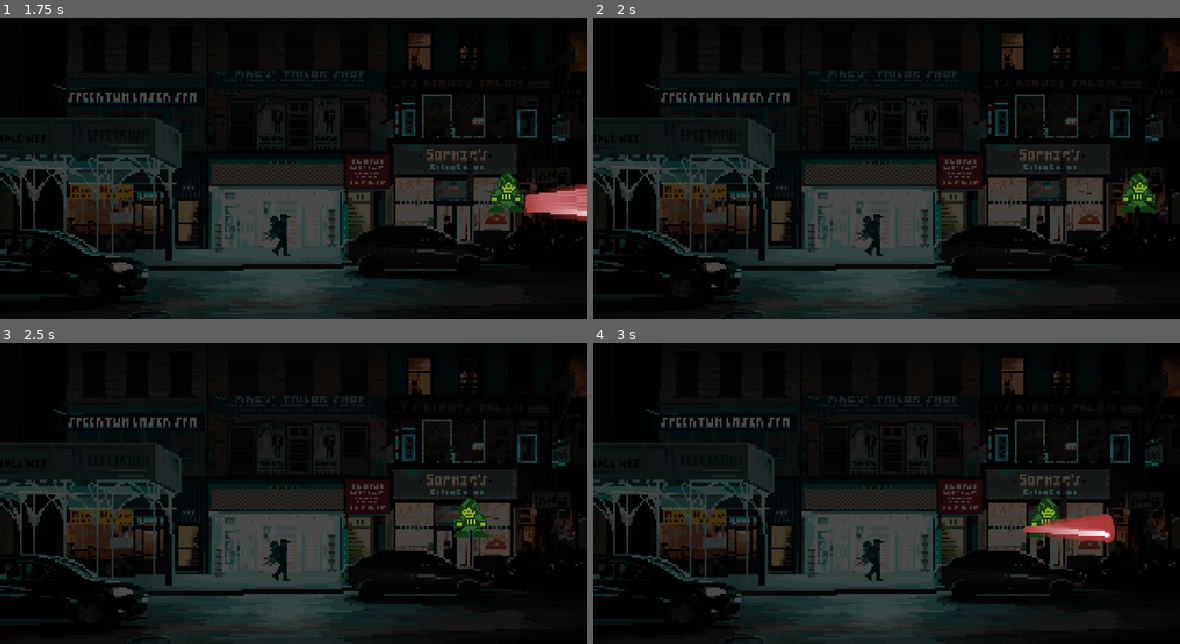
Above: before the commit, frames 1-4 (two rows, left to right).
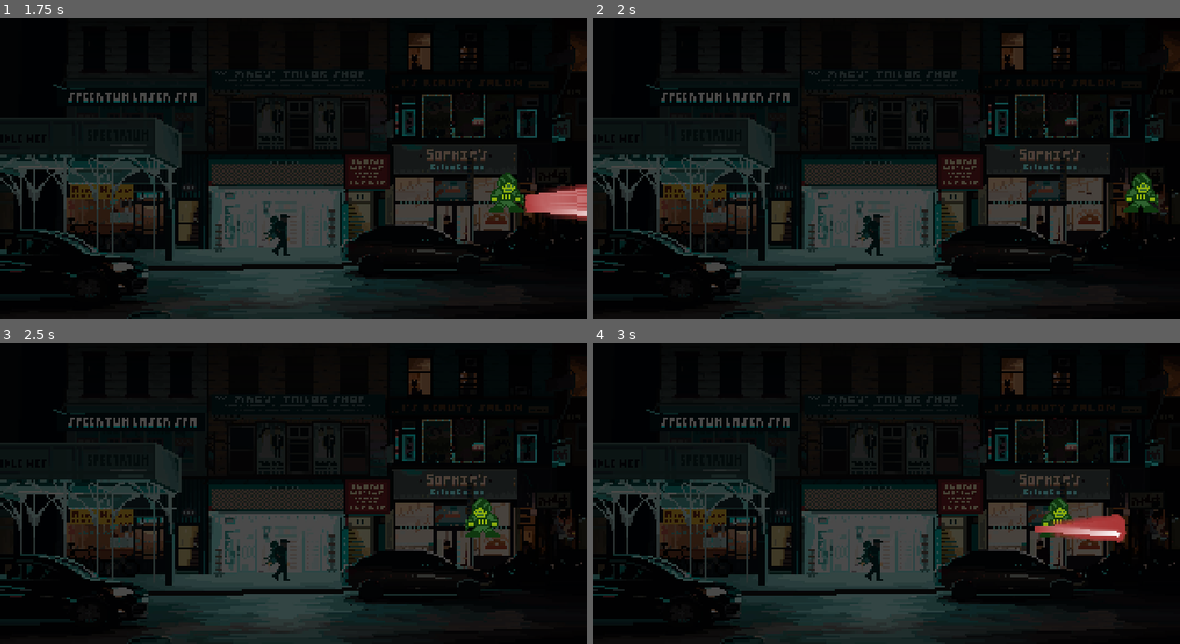
Above: after the commit, the same moments.

Repository: blacksagres/streets-of-evil
Game: Godot game, scene res://world.tscn
Same seed, same stepped clock (60 frames per second), same inputs: the game is played once before the commit and once after it. Sound files missing from this copy of the repository are replaced by a short silence.
Inputs:
- Up to frame 1 (1.75 s): tap Enter (ui_accept) at 0.5, 0.77, 1.52 s; hold Right (move_right) from 0.53 s (still down); tap Space (shoot) at 0.6, 1.35 s
- Up to frame 2 (2 s): keep holding Right (move_right)
- Up to frame 3 (2.5 s): release Right (move_right) at 2.03 s; hold Left (move_left) from 2.03 s (still down); tap Space (shoot) at 2.1 s
- Up to frame 4 (3 s): release Left (move_left) at 2.78 s; hold Right (move_right) from 2.78 s (still down); tap Space (shoot) at 2.85 s

Frame 1 is identical in both runs. In frame 2, 0.4% of the frame differs, in the area x 89-97%, y 51-65%; in frame 3, 0.7%; in frame 4, 1.0%, in the area x 73-91%, y 51-67%.

Commit message:
fix dem walls

Diff:
--- a/world.tscn
+++ b/world.tscn
@@ -1,11 +1,21 @@
-[gd_scene load_steps=5 format=3 uid="uid://cfm1g0c2lt806"]
+[gd_scene load_steps=8 format=3 uid="uid://cfm1g0c2lt806"]
 
 [ext_resource type="PackedScene" uid="uid://cleasu8qoohko" path="res://characters/player.tscn" id="1_f3sb7"]
 [ext_resource type="Texture2D" uid="uid://dl5pmj3xjvpde" path="res://assets/pixel-art-street-test.jpg" id="1_tlwt5"]
 [ext_resource type="PackedScene" uid="uid://boabdmx1vydgf" path="res://components/weapons/Bullet.tscn" id="3_aqk2v"]
 
+[sub_resource type="RectangleShape2D" id="RectangleShape2D_dwbse"]
+size = Vector2(192, 8)
+
 [sub_resource type="RectangleShape2D" id="RectangleShape2D_aqk2v"]
-size = Vector2(192, 13.25)
+resource_local_to_scene = true
+size = Vector2(192, 8.00035)
+
+[sub_resource type="RectangleShape2D" id="RectangleShape2D_tlwt5"]
+size = Vector2(177, 6.5)
+
+[sub_resource type="RectangleShape2D" id="RectangleShape2D_036b0"]
+size = Vector2(176, 8)
 
 [node name="World" type="Node2D"]
 
@@ -18,17 +28,30 @@
 
 [node name="Walls" type="Node2D" parent="."]
 
-[node name="StaticBody2D" type="StaticBody2D" parent="Walls"]
+[node name="VerticalWalls" type="StaticBody2D" parent="Walls"]
 
-[node name="CollisionShape2D" type="CollisionShape2D" parent="Walls/StaticBody2D"]
-position = Vector2(8, 96)
+[node name="LeftWall" type="CollisionShape2D" parent="Walls/VerticalWalls"]
+position = Vector2(4, 96)
+rotation = 1.5708
+shape = SubResource("RectangleShape2D_dwbse")
+
+[node name="RightWall" type="CollisionShape2D" parent="Walls/VerticalWalls"]
+position = Vector2(348, 96)
 rotation = 1.5708
 shape = SubResource("RectangleShape2D_aqk2v")
 
-[node name="CollisionShape2D2" type="CollisionShape2D" parent="Walls/StaticBody2D"]
-position = Vector2(344, 96)
-rotation = 1.5708
-shape = SubResource("RectangleShape2D_aqk2v")
+[node name="UpWall" type="CollisionShape2D" parent="Walls/VerticalWalls"]
+position = Vector2(175.996, 3.25)
+rotation = 0.00109187
+scale = Vector2(2, 1)
+shape = SubResource("RectangleShape2D_tlwt5")
+
+[node name="DownWall" type="CollisionShape2D" parent="Walls/VerticalWalls"]
+position = Vector2(176, 188)
+scale = Vector2(2, 1)
+shape = SubResource("RectangleShape2D_036b0")
+
+[node name="HorizontalWalls" type="StaticBody2D" parent="Walls"]
 
 [node name="ActorsContainer" type="Node2D" parent="."]
 
